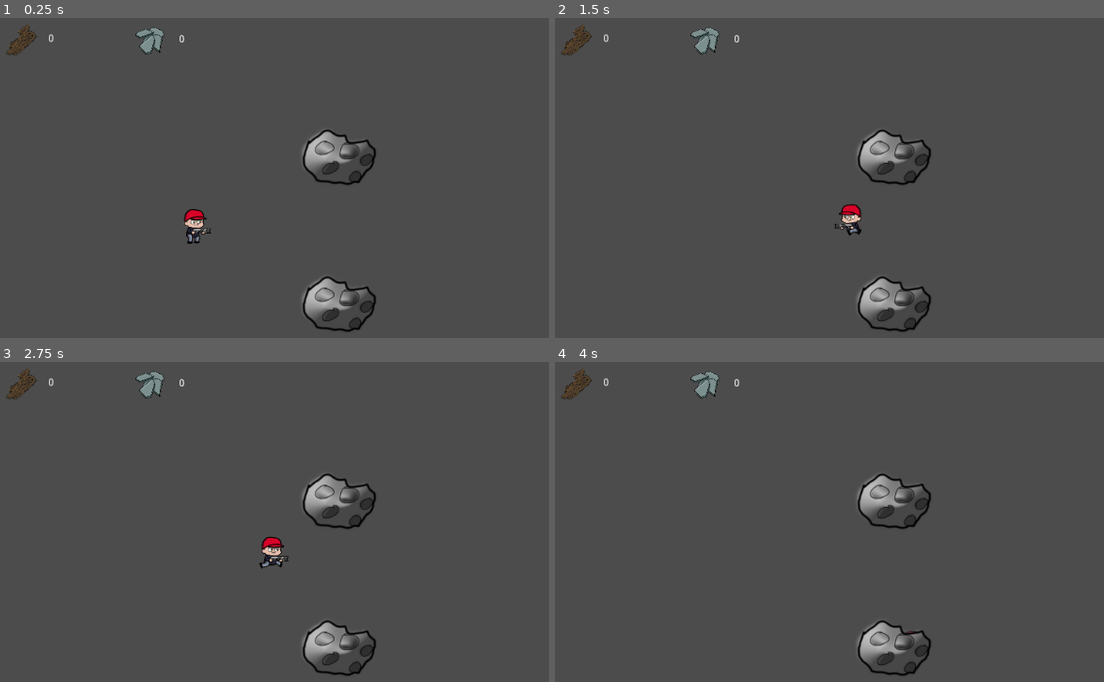
Above: before the commit, frames 1-4 (two rows, left to right).
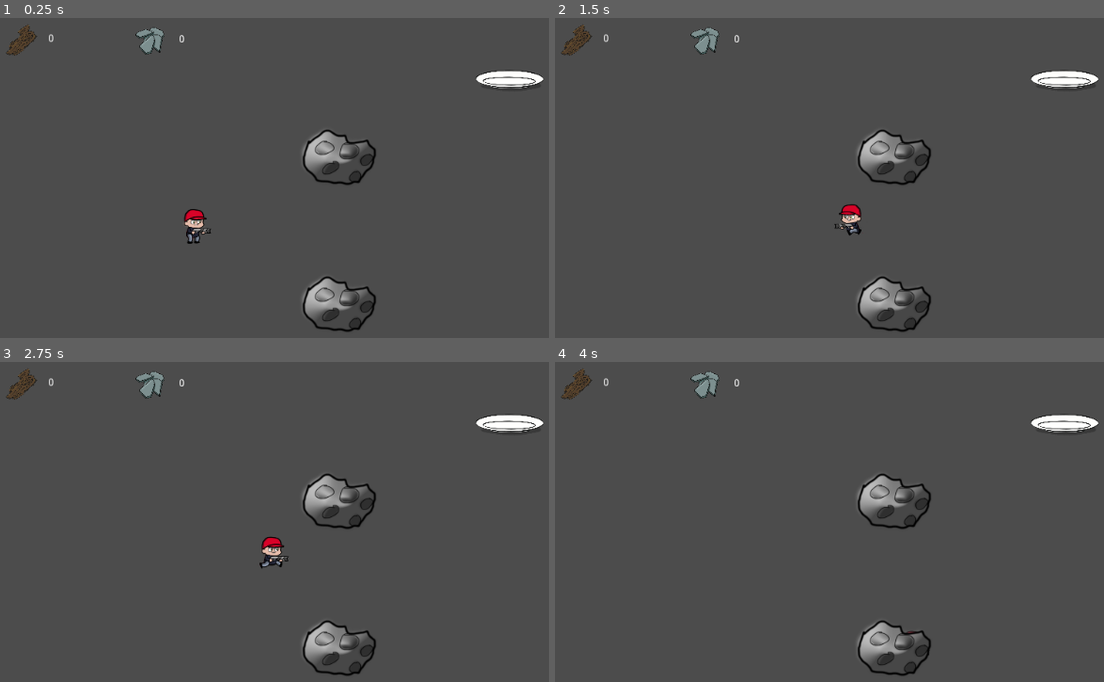
Above: after the commit, the same moments.

Repository: 1501-Intro-To-Game-Design/1501-final-project-2022-the-team-that-is-going-to-kill-thanos
Game: Godot game, scene res://Scenes/LevelScenes/Level.tscn
The game is run twice, just before and just after one commit, with the same random seed, the same clock (stepped at 60 frames per second) and the same inputs. The engine's default icon, where the game draws it, is replaced by a stand-in: a white triangle on a blue panel in a dark square.
Inputs (mouse positions are in pixels of both pictures, inside the frame that each line leads up to):
- Up to frame 1 (0.25 s): no input
- Up to frame 2 (1.5 s): tap Enter at 0.5 s; move the mouse to (1071, 200) at 0.52 s; click (1071, 200) at 0.67 s; move the mouse to (752, 245) at 1.27 s; click (752, 245) at 1.42 s
- Up to frame 3 (2.75 s): move the mouse to (428, 470) at 2.02 s; click (428, 470) at 2.17 s
- Up to frame 4 (4 s): move the mouse to (867, 656) at 2.77 s; click (867, 656) at 2.92 s; move the mouse to (outside the picture) at 3.52 s; click (outside the picture) at 3.67 s

The runs differ from the first frame. In frame 1, 0.5% of the frame differs, in the area x 86-99%, y 16-23%; in frame 2, 0.5%; in frame 3, 0.5%; in frame 4, 0.5%.

Commit message:
Plate, Nice setup for tower building/upgrading
added clickable plates (plots of land), added a nice system for tower upgrading/building

Diff:
--- a/Garden Guardians/Scenes/LevelScenes/Level.tscn
+++ b/Garden Guardians/Scenes/LevelScenes/Level.tscn
@@ -1,9 +1,10 @@
-[gd_scene load_steps=5 format=2]
+[gd_scene load_steps=6 format=2]
 
 [ext_resource path="res://Scripts/Level.gd" type="Script" id=1]
 [ext_resource path="res://Scenes/Player.tscn" type="PackedScene" id=2]
 [ext_resource path="res://Scenes/SuperScenes/Tower.tscn" type="PackedScene" id=3]
 [ext_resource path="res://Scenes/UI.tscn" type="PackedScene" id=4]
+[ext_resource path="res://Scenes/TowerScenes/Plate.tscn" type="PackedScene" id=5]
 
 [node name="Level" type="Node2D"]
 script = ExtResource( 1 )
@@ -11,3 +12,6 @@
 tower = ExtResource( 3 )
 
 [node name="UI" parent="." instance=ExtResource( 4 )]
+
+[node name="Plate" parent="." instance=ExtResource( 5 )]
+position = Vector2( 728, 110 )
--- /dev/null
+++ b/Garden Guardians/Scenes/TowerScenes/Plate.gd
@@ -0,0 +1,58 @@
+extends Node2D
+
+var tower #tower will be the tower assigned to this plate (needed for upgrading)
+
+export (PackedScene) var vegetable_scene
+export (PackedScene) var fruit_scene
+export (PackedScene) var protein_scene
+export (PackedScene) var dairy_scene
+export (PackedScene) var grain_scene
+
+export var y_spawn_offset = -60
+
+var current_menu
+
+# Declare member variables here. Examples:
+# var a = 2
+# var b = "text"
+
+
+# Called when the node enters the scene tree for the first time.
+func _ready():
+	current_menu = $TowerMenu
+
+
+# Called every frame. 'delta' is the elapsed time since the previous frame.
+#func _process(delta):
+#	pass
+
+
+func _on_Area2D_input_event(viewport, event, shape_idx):
+	if event is InputEventMouseButton:
+		current_menu.show()
+
+
+func _on_VArea_input_event(viewport, event, shape_idx):
+	if event is InputEventMouseButton:
+		make_tower("vegetable")
+		current_menu.hide()
+		current_menu = $VUpgradeMenu
+
+func make_tower(tower_type):
+	if tower_type == "vegetable":
+		tower = vegetable_scene.instance()
+	elif tower_type == "fruit":
+		tower = fruit_scene.instance()
+	elif tower_type == "grain":
+		tower = grain_scene.instance()
+	elif tower_type == "dairy":
+		tower = dairy_scene.instance()
+	else:
+		tower = protein_scene.instance()
+	get_parent().add_child(tower)
+	tower.position = self.get_global_position() + Vector2(0, y_spawn_offset)
+
+
+
+func _on_BigArea_mouse_exited():
+	current_menu.hide()
--- /dev/null
+++ b/Garden Guardians/Scenes/TowerScenes/Plate.tscn
@@ -0,0 +1,88 @@
+[gd_scene load_steps=9 format=2]
+
+[ext_resource path="res://Sprites/Tower Sprites/Plate.png" type="Texture" id=1]
+[ext_resource path="res://Scenes/TowerScenes/Plate.gd" type="Script" id=2]
+[ext_resource path="res://icon.png" type="Texture" id=3]
+[ext_resource path="res://Sprites/Tower Sprites/Turnip Projectile.png" type="Texture" id=4]
+[ext_resource path="res://Scenes/SuperScenes/Tower.tscn" type="PackedScene" id=5]
+
+[sub_resource type="RectangleShape2D" id=1]
+extents = Vector2( 45.5, 14 )
+
+[sub_resource type="RectangleShape2D" id=2]
+extents = Vector2( 15, 15 )
+
+[sub_resource type="RectangleShape2D" id=3]
+extents = Vector2( 59, 51 )
+
+[node name="Plate" type="Node2D"]
+script = ExtResource( 2 )
+vegetable_scene = ExtResource( 5 )
+
+[node name="PlateArea" type="Area2D" parent="."]
+__meta__ = {
+"_edit_lock_": true
+}
+
+[node name="Shape" type="CollisionShape2D" parent="PlateArea"]
+shape = SubResource( 1 )
+__meta__ = {
+"_edit_lock_": true
+}
+
+[node name="Sprite" type="Sprite" parent="."]
+scale = Vector2( 0.1, 0.1 )
+texture = ExtResource( 1 )
+__meta__ = {
+"_edit_lock_": true
+}
+
+[node name="TowerMenu" type="Node2D" parent="."]
+visible = false
+
+[node name="Vegetable" type="Node2D" parent="TowerMenu"]
+position = Vector2( -1, 37 )
+
+[node name="VSprite" type="Sprite" parent="TowerMenu/Vegetable"]
+position = Vector2( 0, -9 )
+scale = Vector2( 0.05, 0.05 )
+texture = ExtResource( 4 )
+__meta__ = {
+"_edit_lock_": true
+}
+
+[node name="VArea" type="Area2D" parent="TowerMenu/Vegetable"]
+__meta__ = {
+"_edit_lock_": true
+}
+
+[node name="VShape" type="CollisionShape2D" parent="TowerMenu/Vegetable/VArea"]
+shape = SubResource( 2 )
+__meta__ = {
+"_edit_lock_": true
+}
+
+[node name="VBackground" type="Sprite" parent="TowerMenu/Vegetable"]
+scale = Vector2( 0.5, 0.5 )
+z_index = -1
+texture = ExtResource( 3 )
+__meta__ = {
+"_edit_lock_": true
+}
+
+[node name="BigArea" type="Area2D" parent="."]
+
+[node name="CollisionShape2D" type="CollisionShape2D" parent="BigArea"]
+position = Vector2( 0, 9 )
+shape = SubResource( 3 )
+
+[node name="VUpgradeMenu" type="Node2D" parent="."]
+visible = false
+
+[node name="Sprite" type="Sprite" parent="VUpgradeMenu"]
+position = Vector2( 1, 52 )
+texture = ExtResource( 3 )
+
+[connection signal="input_event" from="PlateArea" to="." method="_on_Area2D_input_event"]
+[connection signal="input_event" from="TowerMenu/Vegetable/VArea" to="." method="_on_VArea_input_event"]
+[connection signal="mouse_exited" from="BigArea" to="." method="_on_BigArea_mouse_exited"]
--- /dev/null
+++ b/Garden Guardians/Scenes/TowerScenes/PlateStyle.tres
@@ -0,0 +1,7 @@
+[gd_resource type="StyleBoxTexture" load_steps=2 format=2]
+
+[ext_resource path="res://Sprites/Tower Sprites/Plate.png" type="Texture" id=1]
+
+[resource]
+texture = ExtResource( 1 )
+region_rect = Rect2( 0, 0, 1024, 1024 )
